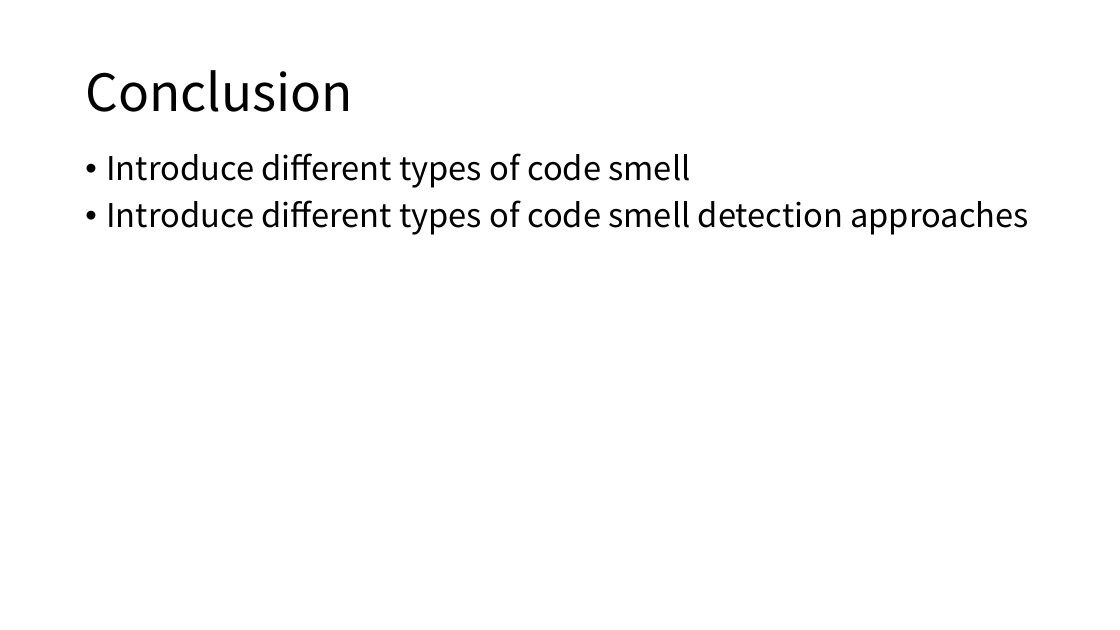
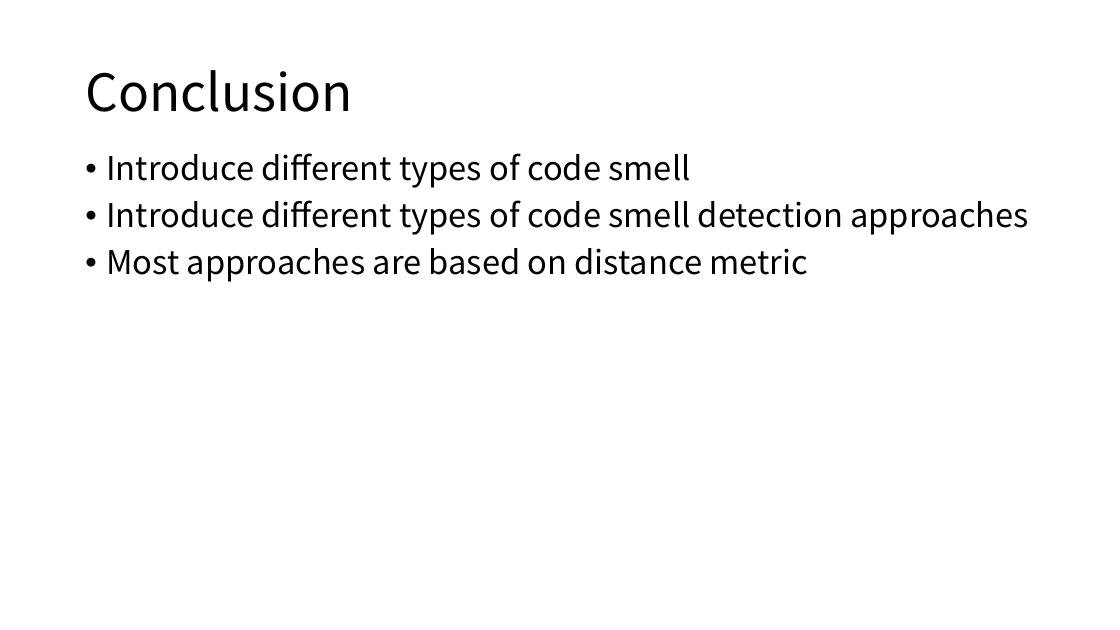
Before and after one commit to NJUcoder/software-maintenance-and-evolution, a slide deck: slide 19 of MF1833061-沈思远 课程报告/课程报告.pptx. Drawn at 1120x630 pixels with LibreOffice and Linux fonts; fonts in the diff are those of the drawing. Boxes give left, top, right and bottom in pixels: in the first picture for what was removed or moved away, otherwise in the second. Text is boxed around its words. In the diff, an @@ line names an element or a change of style, - is before the commit and + after.

```diff
--- a/MF1833061-沈思远 课程报告/课程报告.pptx
+++ b/MF1833061-沈思远 课程报告/课程报告.pptx
@@ text at (x1=106, y1=248, x2=808, y2=282): paragraph added @@
+• Most approaches are based on distance metric
```
Also in this commit, not shown: 2 other slides changed, 1 other file.
